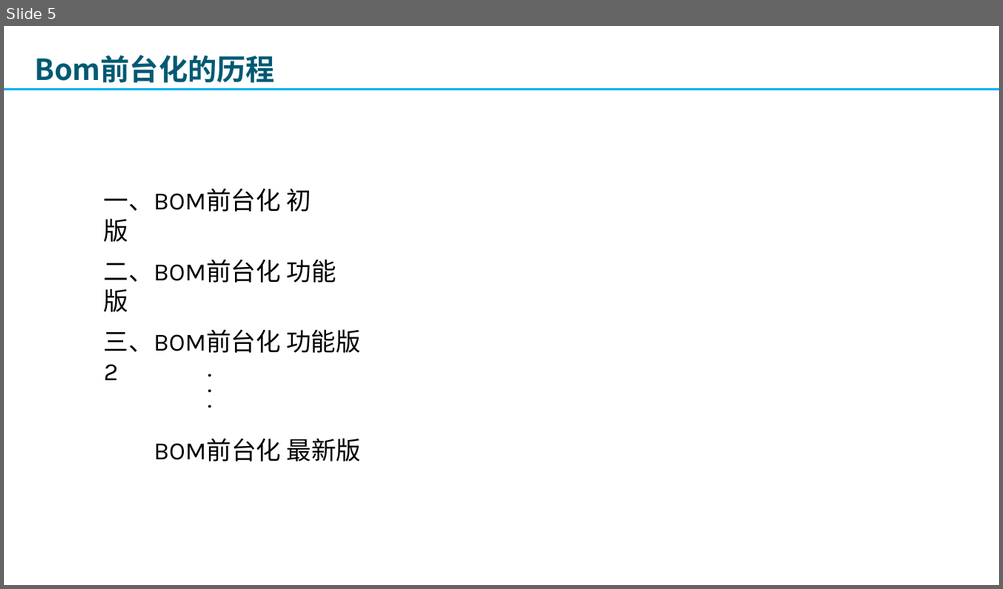
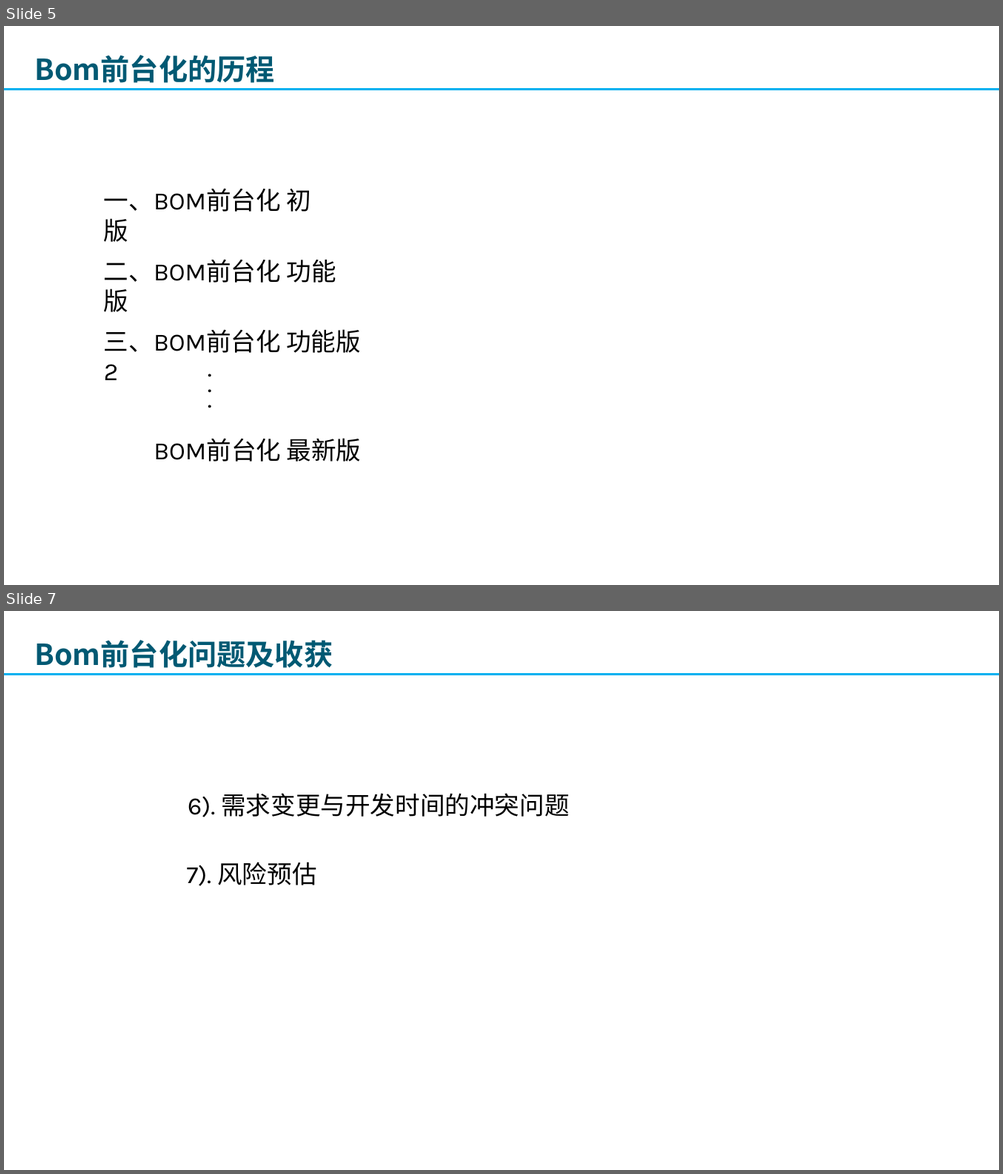
Before and after one commit to lbb1/lbb1.github.io, a slide deck: doc/2019-10-22 bom项目前端开发的收获.pptx. Shown one above the other, each under a label of ours: slide 5 before the commit, slides 5 and 7 after it; the slides between them are not shown. The pictures are 1003x589 and 1003x1174 pixels, drawn with LibreOffice and Linux fonts; fonts in the diff are those of the drawing; background and template pictures are left out. Boxes give left, top, right and bottom in pixels: in the first picture for what was removed or moved away, otherwise in the second. Text is boxed around its words. In the diff, an @@ line names an element or a change of style, - is before the commit and + after.

```diff
--- a/doc/2019-10-22 bom项目前端开发的收获.pptx
+++ b/doc/2019-10-22 bom项目前端开发的收获.pptx
@@ slide 7 added at box(4, 611, 999, 1170), background picture (left out) @@
@@ text added at box(35, 640, 333, 668), 21 pt, text #005973, bold @@
+Bom前台化问题及收获
@@ line added from (4, 675) to (999, 675), #00B0F0 1.5 pt @@
@@ text added at box(188, 793, 569, 817), 18 pt, text #000000 @@
+6). 需求变更与开发时间的冲突问题
@@ text added at box(187, 862, 316, 886), 18 pt, text #000000 @@
+7). 风险预估
```
Also in this commit, not shown: 1 slide changed, 7 other slides added, 1 slide removed, 1 other file.
